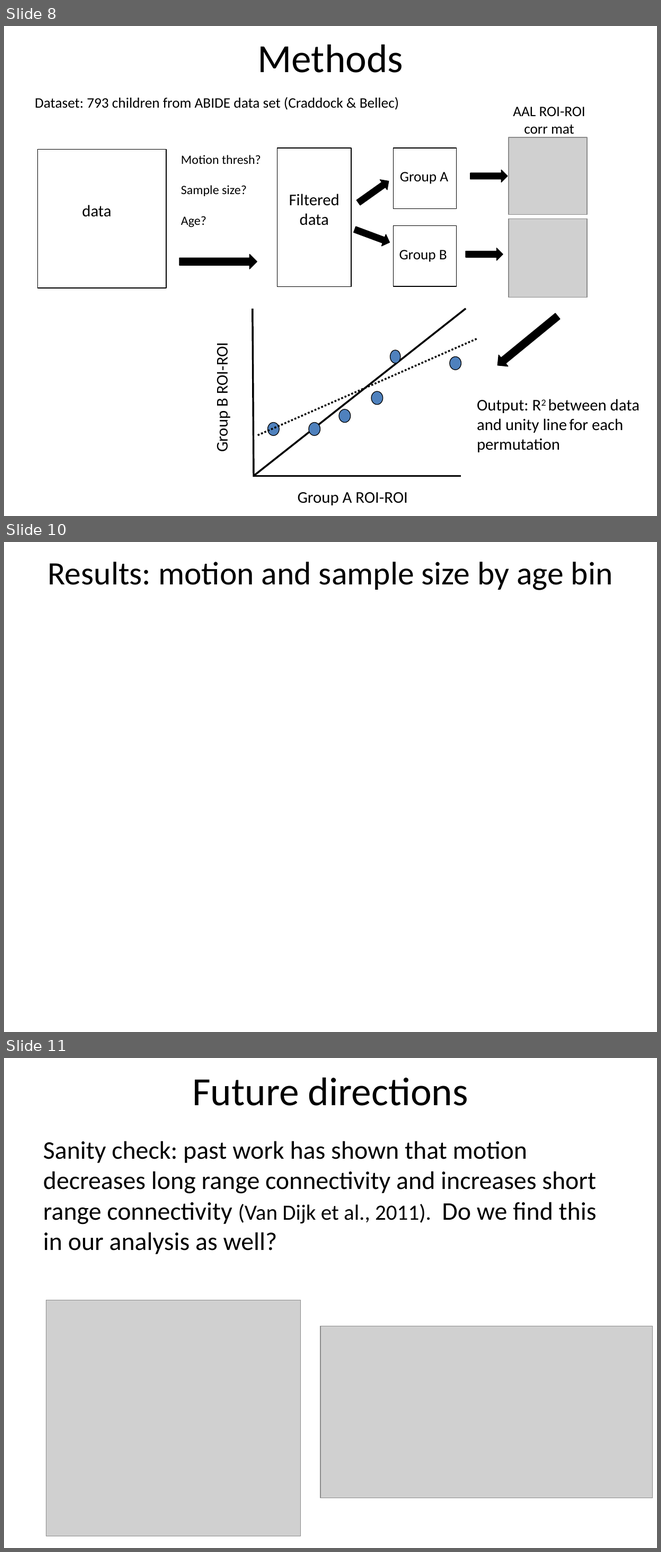
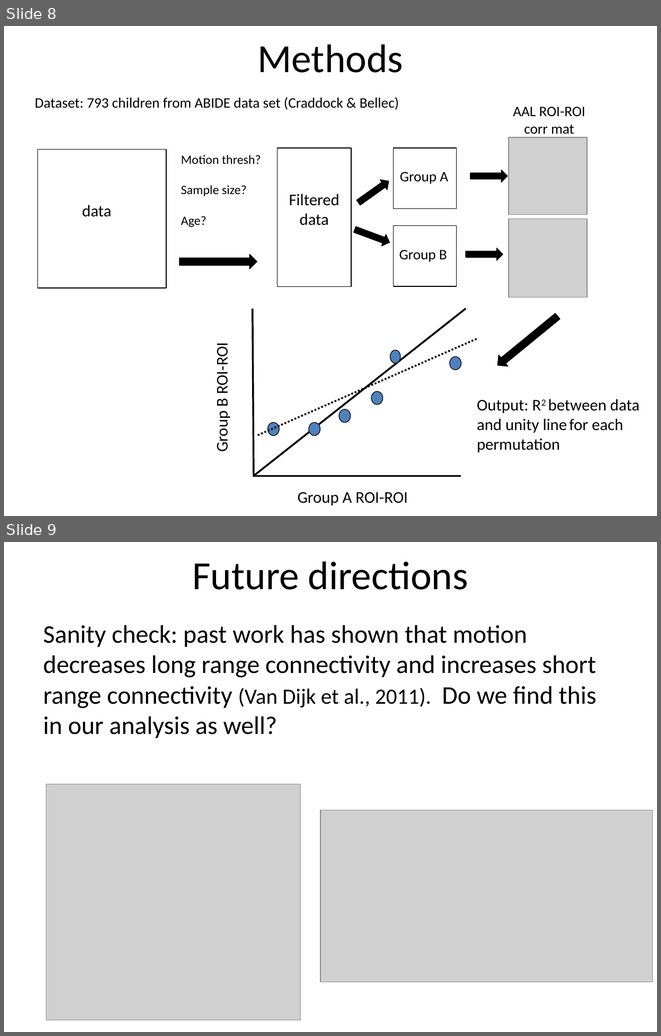
Before and after one commit to neurohackweek/kids, a slide deck: dev methodological issue.pptx. Shown one above the other, each under a label of ours: slides 8, 10 and 11 before the commit, slides 8 and 9 after it; the slides between them are not shown. The pictures are 661x1552 and 661x1036 pixels, drawn with LibreOffice and Linux fonts; fonts in the diff are those of the drawing; grey boxes stand for pictures. Boxes give left, top, right and bottom in pixels: in the first picture for what was removed or moved away, otherwise in the second. Text is boxed around its words. In the diff, an @@ line names an element or a change of style, - is before the commit and + after.

```diff
--- a/dev methodological issue.pptx
+++ b/dev methodological issue.pptx
@@ slide 10 removed at [4, 542, 657, 1032], background #FFFFFF @@
@@ title removed at [48, 562, 613, 590] @@
-Results: motion and sample size by age bin
@@ what was slide 11 is now slide 9 @@
```
Also in this commit, not shown: 1 slide changed, 1 other slide removed.
